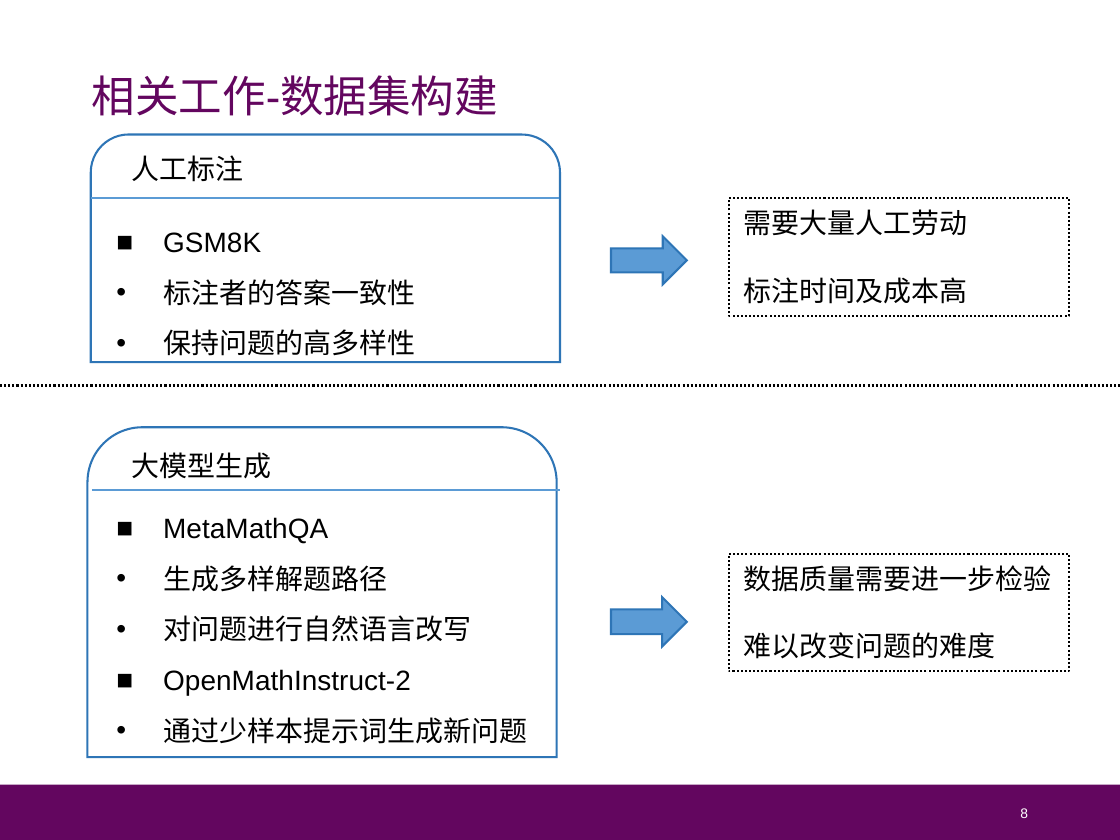
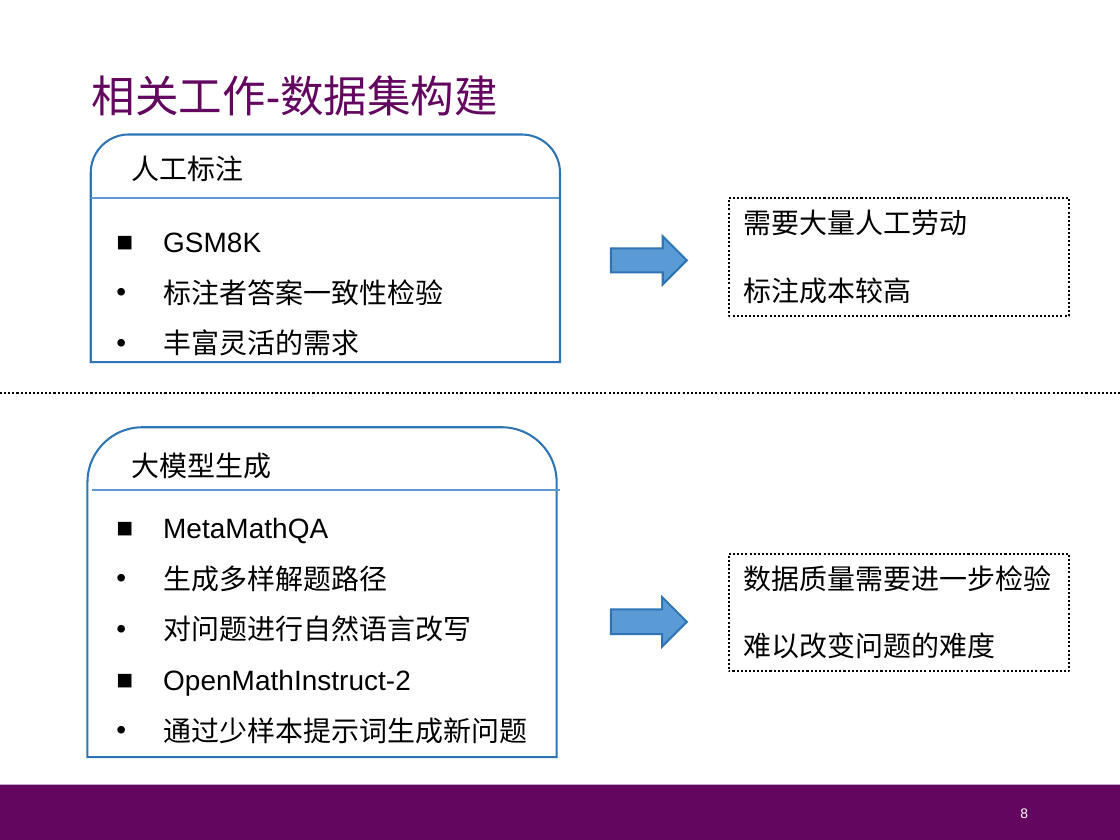
Before and after one commit to Cat-Overflow/NJU_thesis, a slide deck: slide 8 of 毕业答辩/论文答辩_朱博林.pptx. Drawn at 1120x840 pixels with LibreOffice and Linux fonts; fonts in the diff are those of the drawing. Boxes give left, top, right and bottom in pixels: in the first picture for what was removed or moved away, otherwise in the second. Text is boxed around its words. In the diff, an @@ line names an element or a change of style, - is before the commit and + after.

```diff
--- a/毕业答辩/论文答辩_朱博林.pptx
+++ b/毕业答辩/论文答辩_朱博林.pptx
@@ text at [163,279,444,356]: text changed @@
-• 标注者的答案一致性
-• 保持问题的高多样性
+• 标注者答案一致性检验
+• 丰富灵活的需求
@@ text in rectangle at [743,277,911,304]: text changed @@
-标注时间及成本高
+标注成本较高
@@ line moved from (0, 385) - (1120, 385) to (0, 392) - (1120, 392) @@
```
Also in this commit, not shown: 6 other slides changed.
